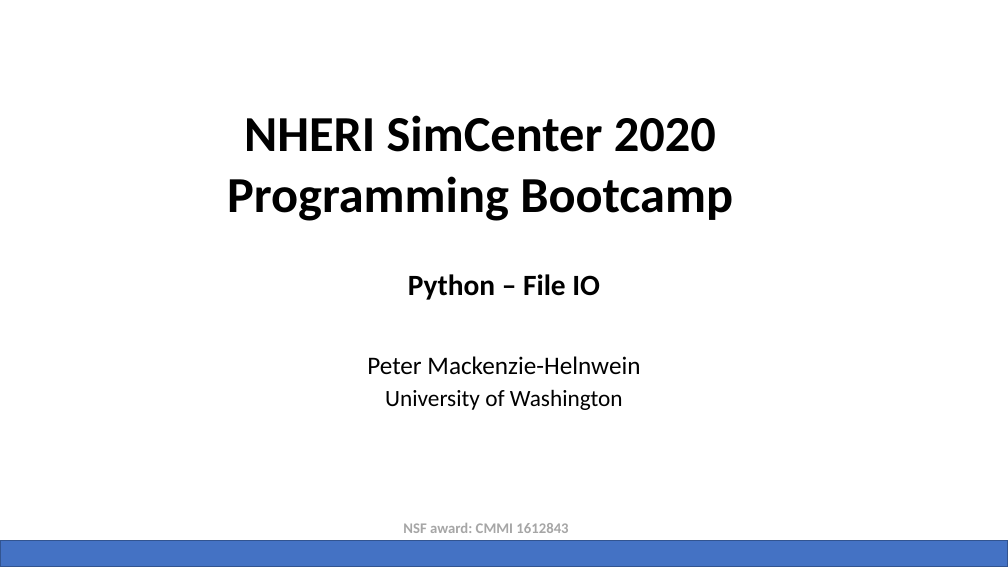
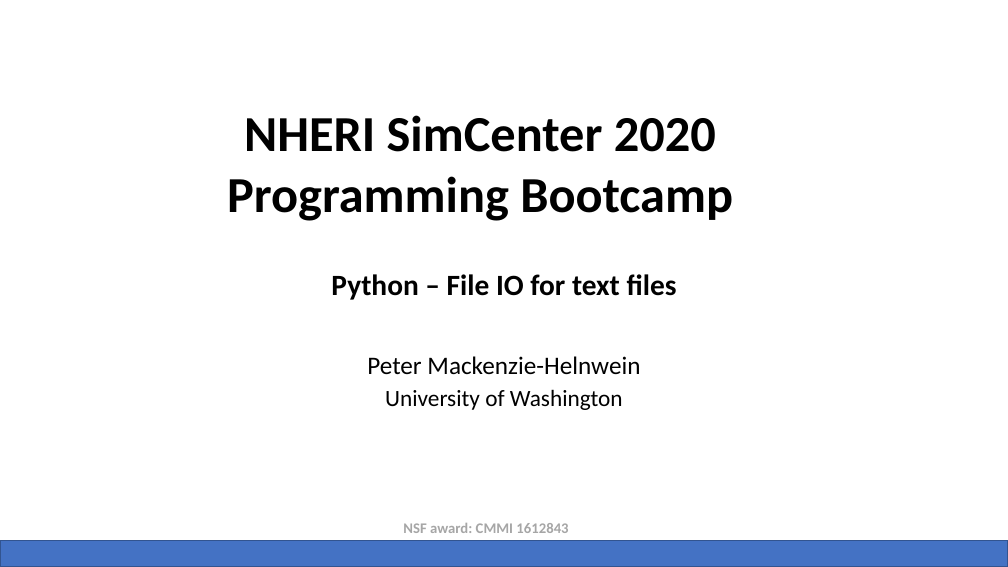
Before and after one commit to NHERI-SimCenter/SimCenterBootcamp2020, a slide deck: slide 22 of presentations/SimCenter Bootcamp Python.pptx (slide 14 before the commit). Drawn at 1008x567 pixels with LibreOffice and Linux fonts; fonts in the diff are those of the drawing; background and template pictures are left out. Boxes give left, top, right and bottom in pixels: in the first picture for what was removed or moved away, otherwise in the second. Text is boxed around its words. In the diff, an @@ line names an element or a change of style, - is before the commit and + after.

```diff
--- a/presentations/SimCenter Bootcamp Python.pptx
+++ b/presentations/SimCenter Bootcamp Python.pptx
@@ subtitle at (x1=331, y1=274, x2=677, y2=300): text changed @@
-Python – File IO
+Python – File IO for text files
```
Also in this commit, not shown: 14 other slides changed, 9 slides added, 11 other files.
